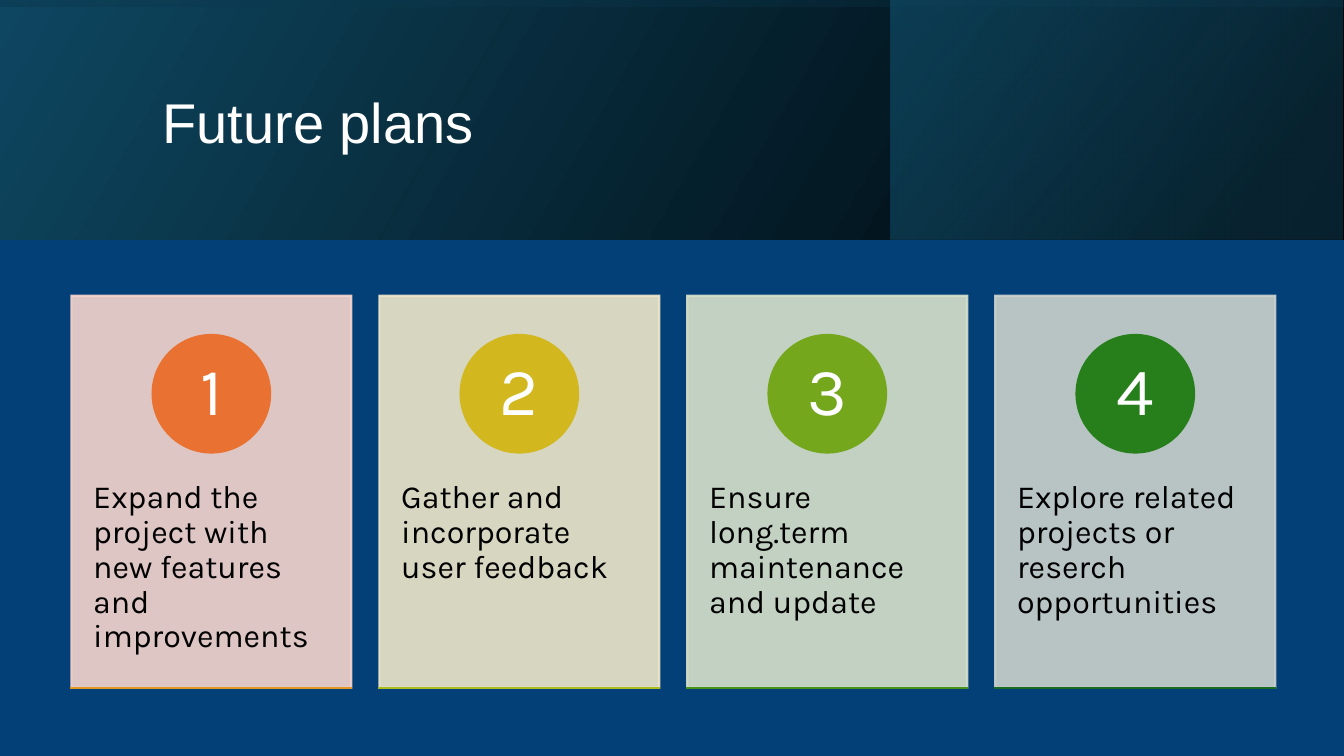
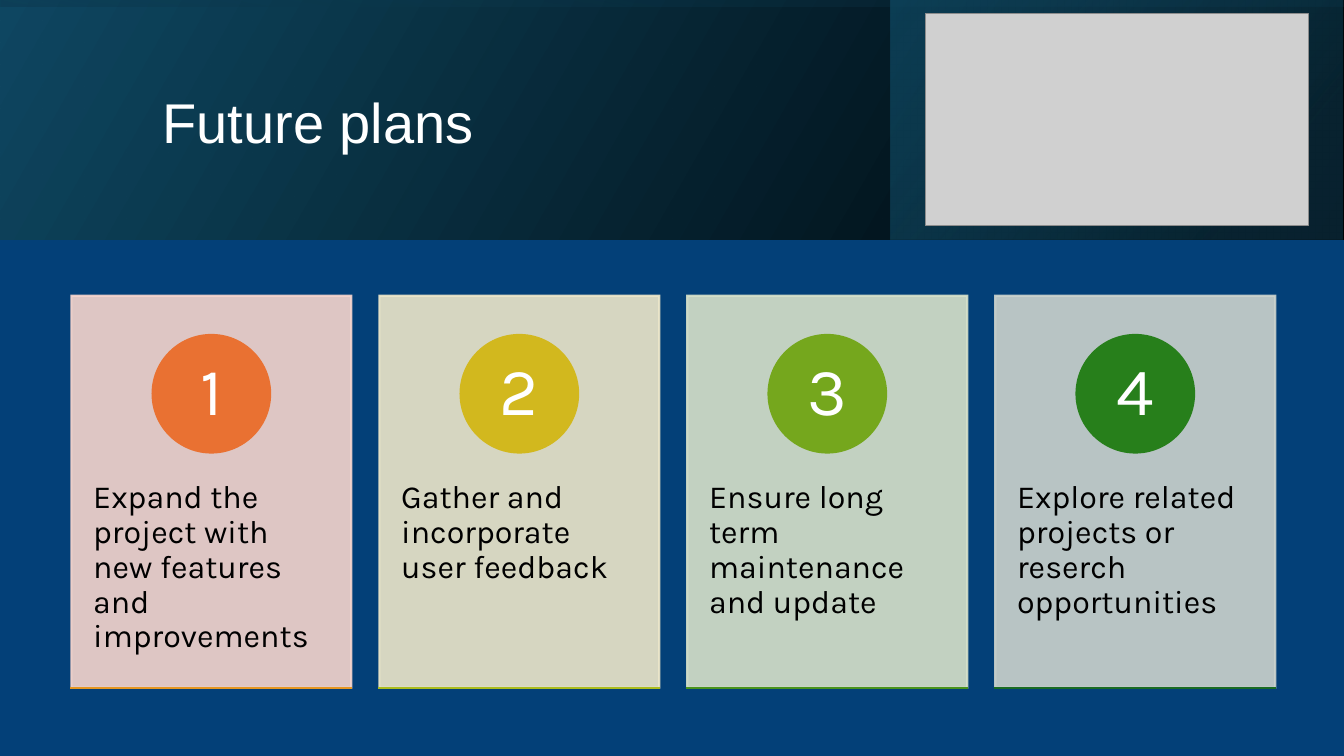
Before and after one commit to maggotstf2/mestermu, a slide deck: slide 10 of documentation/TORMA Biztonságtechnika.pptx. Drawn at 1344x756 pixels with LibreOffice and Linux fonts; fonts in the diff are those of the drawing; grey boxes stand for pictures. Boxes give left, top, right and bottom in pixels: in the first picture for what was removed or moved away, otherwise in the second. Text is boxed around its words. In the diff, an @@ line names an element or a change of style, - is before the commit and + after.

```diff
--- a/documentation/TORMA Biztonságtechnika.pptx
+++ b/documentation/TORMA Biztonságtechnika.pptx
@@ picture added at [926,13,1309,226] @@
@@ text at [709,486,904,621]: text changed @@
-Ensure long.term maintenance and update
+Ensure long term maintenance and update
```
Also in this commit, not shown: 5 other slides changed, 1 other file.
